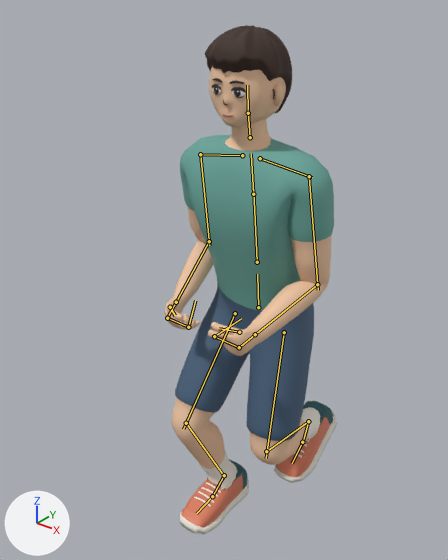
Two versions of the glTF model 籃球遊戲/public/models/athlete_game.glb, one commit apart.
Rendered twice from a camera (50 mm lens) standing at (0.971, -1.413, 1.696) and looking at (-0.107, -0.065, 0.86). The lights are fixed; the arrows at lower left show +X, +Y and +Z. The older version comes first. Both versions are drawn at frame 3 of the action 'Jog'; the numbers are the values there. The bones that bend it are drawn over the model as lines.

The first picture shows 'Athlete'.
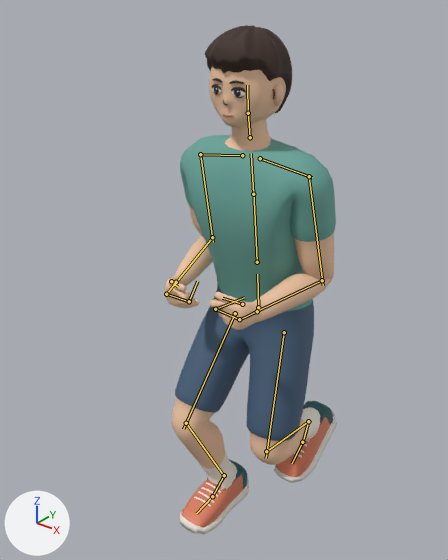
Boxes [x1, y1, x2, y2] around the edits, measured in the pictures (448 x 560 px):
'Athlete', posed: before [164, 25, 337, 534]; after [165, 25, 337, 534]
bone 'upper_arm.L', root to tip: before (309, 176) to (318, 290); after (309, 176) to (323, 285)
bone 'forearm.L', root to tip: before (317, 284) to (251, 337); after (322, 280) to (253, 313)
bone 'hand.L', root to tip: before (255, 334) to (240, 346); after (257, 311) to (241, 319)
bone 'upper_arm.R', root to tip: before (200, 154) to (209, 245); after (200, 154) to (213, 242)
bone 'forearm.R', root to tip: before (209, 241) to (174, 306); after (212, 237) to (174, 285)
bone 'hand.R', root to tip: before (176, 302) to (168, 316); after (176, 282) to (167, 293)

The change, as a list of edits to the scene's bpy script:
```text
Change bone_upper_arm_l:
    where bone_upper_arm_l = bpy.data.objects['AthleteRig'].pose.bones['upper_arm.L']  # child of 'shoulder.L'
    bone_upper_arm_l.rotation_quaternion: (0.736, -0.675, -0.048, 0.02) -> (0.738, -0.669, -0.048, 0.07)  # degrees (-85, -3, 5) -> degrees (-84, 1, 10)
Change bone_forearm_l:
    where bone_forearm_l = bpy.data.objects['AthleteRig'].pose.bones['forearm.L']  # child of 'upper_arm.L'
    bone_forearm_l.rotation_quaternion: (0.724, 0.034, 0.325, -0.608) -> (0.588, 0.081, 0.354, -0.722)  # degrees (-24, 31, -87) -> degrees (-30, 32, -110)
Change bone_hand_l:
    where bone_hand_l = bpy.data.objects['AthleteRig'].pose.bones['hand.L']  # child of 'forearm.L'
    bone_hand_l.rotation_quaternion: (0.949, -0.007, -0.313, -0.022) -> (0.93, -0.009, -0.368, -0.022)  # degrees (0, -36, -3) -> degrees (0, -43, -3)
Change bone_upper_arm_r:
    where bone_upper_arm_r = bpy.data.objects['AthleteRig'].pose.bones['upper_arm.R']  # child of 'shoulder.R'
    bone_upper_arm_r.rotation_quaternion: (0.744, -0.656, 0.055, -0.116) -> (0.747, -0.643, 0.055, -0.159)  # degrees (-82, -4, -14) -> degrees (-80, -7, -18)
Change bone_forearm_r:
    where bone_forearm_r = bpy.data.objects['AthleteRig'].pose.bones['forearm.R']  # child of 'upper_arm.R'
    bone_forearm_r.rotation_quaternion: (0.747, -0.048, -0.326, 0.577) -> (0.6, -0.005, -0.356, 0.716)  # degrees (-30, -26, 82) -> degrees (-35, -25, 108)
Change bone_hand_r:
    where bone_hand_r = bpy.data.objects['AthleteRig'].pose.bones['hand.R']  # child of 'forearm.R'
    bone_hand_r.rotation_quaternion: (0.964, -0.006, 0.263, 0.023) -> (0.944, -0.008, 0.33, 0.022)  # degrees (0, 31, 3) -> degrees (0, 39, 3)
```
